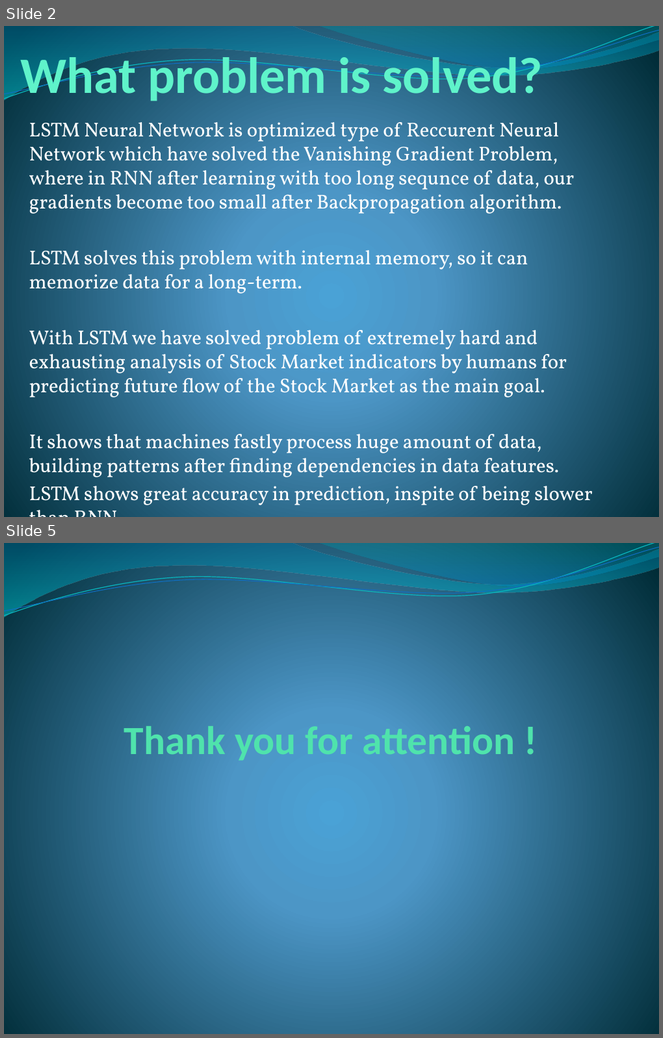
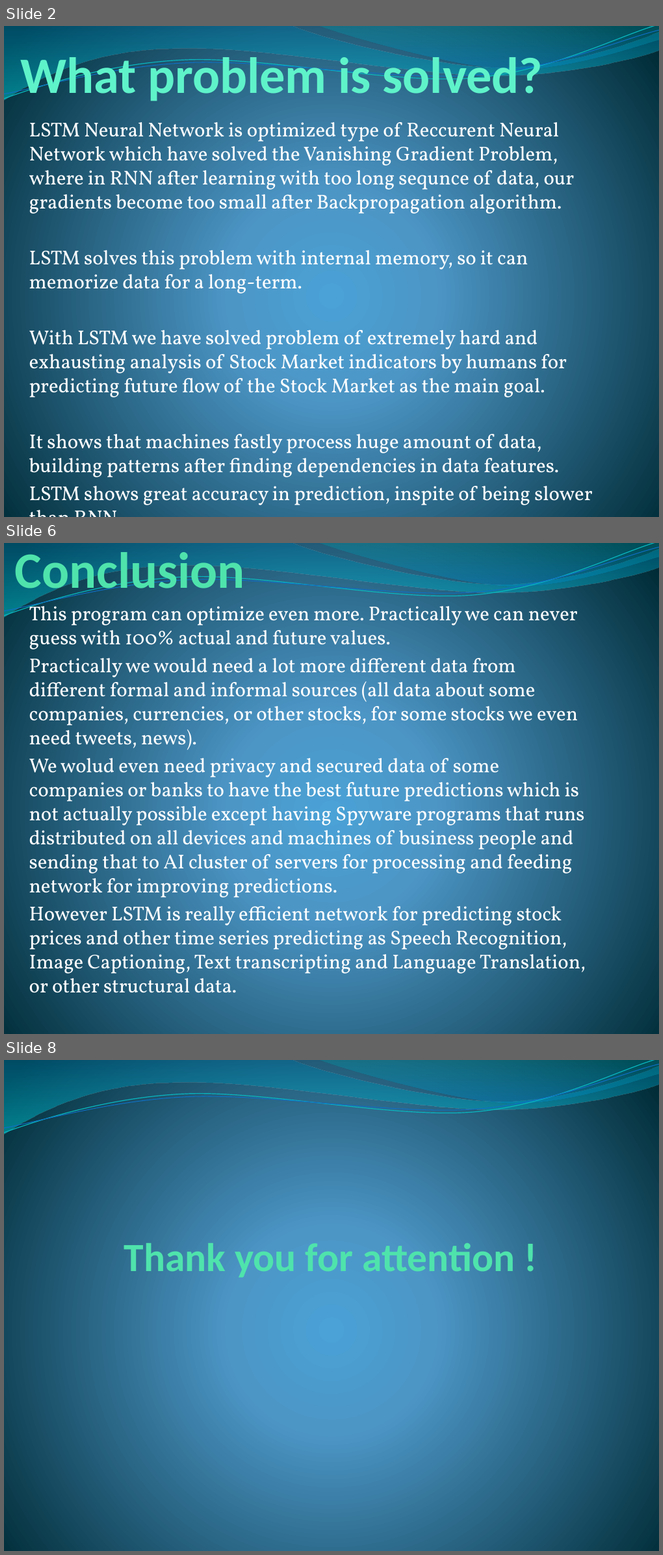
Before and after one commit to Toma1997/AI-Agent-for-Stock-Market, a slide deck: Prediction of Stock Market Prices.pptx. Shown one above the other, each under a label of ours: slides 2 and 5 before the commit, slides 2, 6 and 8 after it; the slides between them are not shown. The pictures are 663x1038 and 663x1555 pixels, drawn with LibreOffice and Linux fonts; fonts in the diff are those of the drawing. Boxes give left, top, right and bottom in pixels: in the first picture for what was removed or moved away, otherwise in the second. Text is boxed around its words. In the diff, an @@ line names an element or a change of style, - is before the commit and + after.

```diff
--- a/Prediction of Stock Market Prices.pptx
+++ b/Prediction of Stock Market Prices.pptx
@@ slide 6 added at <box>4,543,659,1034</box>, background gradient #4AA0D6 to #4C98C7 to #002C38; not listed: 4 template elements that a slide beside it also shows @@
@@ title added at <box>15,552,245,600</box>, 56 pt, text #50E3AC, bold @@
+Conclusion
@@ text added at <box>29,601,586,993</box>, 22 pt, text #FFFFFF @@
+This program can optimize even more. Practically we can never guess with 100% actual and future values.
+Practically we would need a lot more different data from different formal and informal sources (all data about some companies, currencies, or other stocks, for some stocks we even need tweets, news).
+We wolud even need privacy and secured data of some companies or banks to have the best future predictions which is not actually possible except having Spyware programs that runs distributed on all devices and machines of business people and sending that to AI cluster of servers for processing and feeding network for improving predictions.
+However LSTM is really efficient network for predicting stock prices and other time series predicting as Speech Recognition, Image Captioning, Text transcripting and Language Translation, or other structural data.
@@ what was slide 5 is now slide 8 @@
```
Also in this commit, not shown: 2 slides changed, 2 other slides added, 1 other file.
